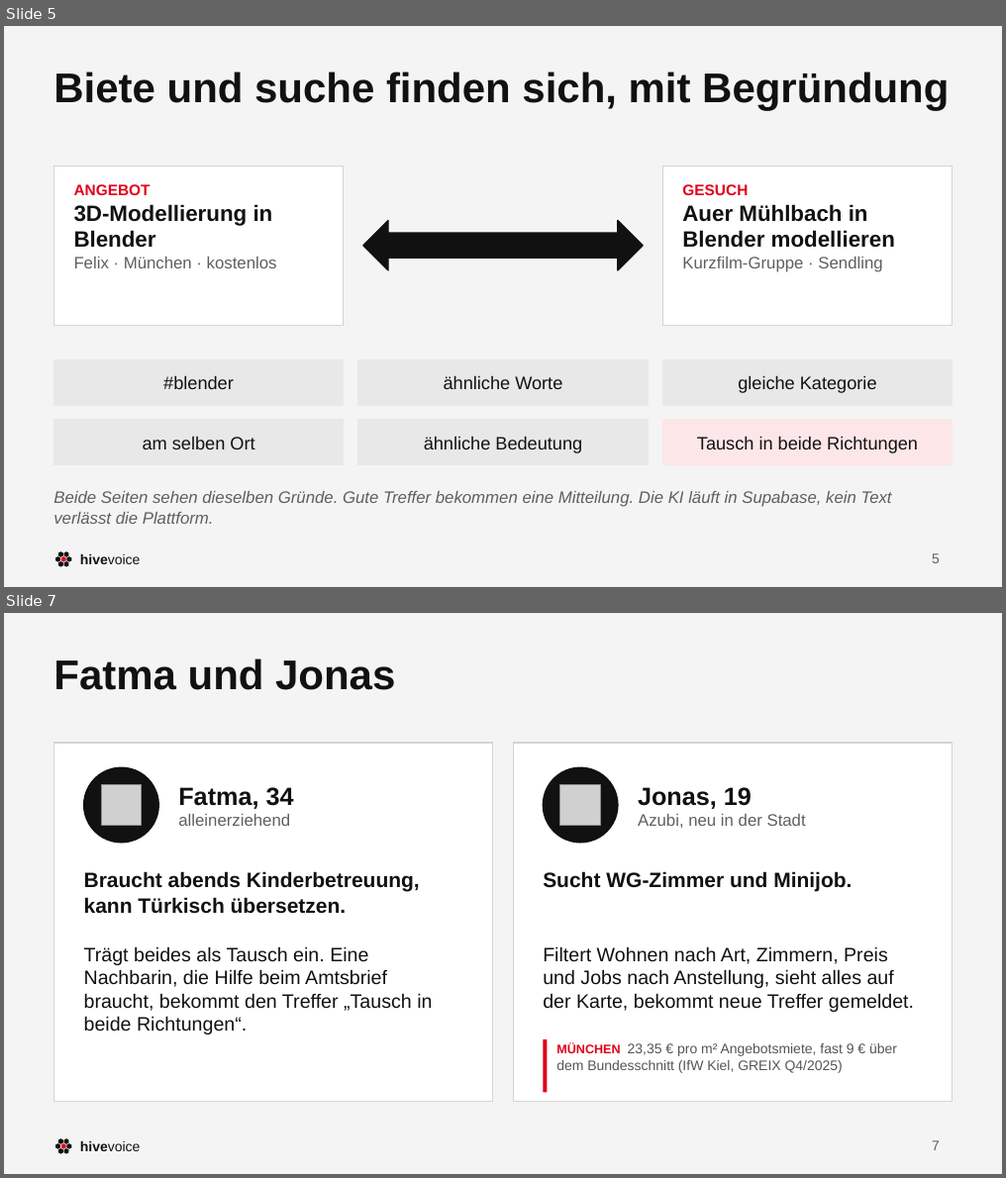
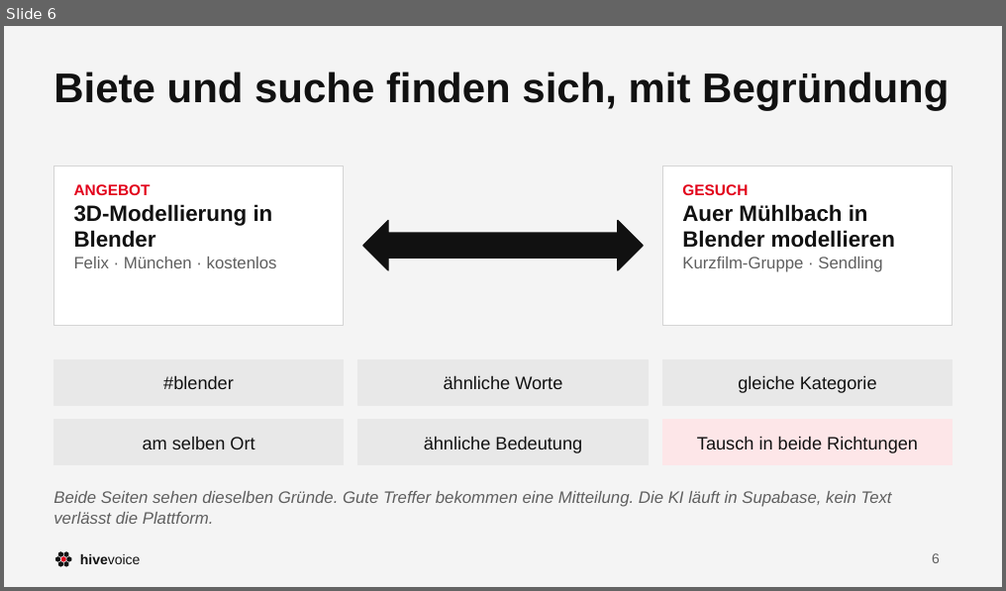
Before and after one commit to dafiiit/HiveVoice, a slide deck: docs/werbung/HiveVoice.pptx. Shown one above the other, each under a label of ours: slides 5 and 7 before the commit, slide 6 after it; the slides between them are not shown. The pictures are 1006x1178 and 1006x591 pixels, drawn with LibreOffice and Linux fonts; fonts in the diff are those of the drawing; grey boxes stand for pictures. Boxes give left, top, right and bottom in pixels: in the first picture for what was removed or moved away, otherwise in the second. Text is boxed around its words. In the diff, an @@ line names an element or a change of style, - is before the commit and + after.

```diff
--- a/docs/werbung/HiveVoice.pptx
+++ b/docs/werbung/HiveVoice.pptx
@@ slide 7 removed at [4,613,1002,1174], background #F4F4F4; not listed: 8 template elements that a slide beside it also shows @@
@@ title removed at [54,659,395,690] @@
-Fatma und Jonas
@@ rectangle removed at [54,743,493,1102] @@
@@ rectangle removed at [513,743,952,1102] @@
@@ ellipse removed at [84,767,158,843] @@
@@ picture removed at [101,785,141,826] @@
@@ text removed at [178,787,294,826] @@
-Fatma, 34
-alleinerziehend
@@ ellipse removed at [543,767,618,843] @@
@@ picture removed at [560,785,601,826] @@
@@ text removed at [638,787,806,828] @@
-Jonas, 19
-Azubi, neu in der Stadt
@@ text removed at [84,871,420,914] @@
-Braucht abends Kinderbetreuung, kann Türkisch übersetzen.
@@ text removed at [543,871,851,892] @@
-Sucht WG-Zimmer und Minijob.
@@ text removed at [84,947,432,1035] @@
-Trägt beides als Tausch ein. Eine Nachbarin, die Hilfe beim Amtsbrief braucht, bekommt den Treffer „Tausch in beide Richtungen“.
@@ text removed at [543,947,914,1012] @@
-Filtert Wohnen nach Art, Zimmern, Preis und Jobs nach Anstellung, sieht alles auf der Karte, bekommt neue Treffer gemeldet.
@@ rectangle removed at [543,1040,547,1093] @@
@@ text removed at [556,1044,897,1073] @@
-MÜNCHEN 23,35 € pro m² Angebotsmiete, fast 9 € über dem Bundesschnitt (IfW Kiel, GREIX Q4/2025)
@@ page number removed at [932,1141,940,1151] @@
-7
@@ what was slide 5 is now slide 6 @@
@@ page number at [932,554,940,564]: text changed @@
-5
+6
```
Also in this commit, not shown: 5 slides changed, 10 slides added, 6 other slides removed, 9 other files.
